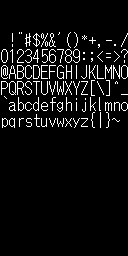
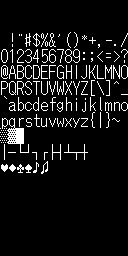
Before/after of a 128px x 256px layered artwork. What changed in the layer stack:
added layer "Upper (Extended)" above "Lower (7-bit ASCII)" over left=0, top=128, right=88, bottom=174
renamed "Foreground" to "Lower (7-bit ASCII)", painted on it over left=19, top=32, right=119, bottom=111
